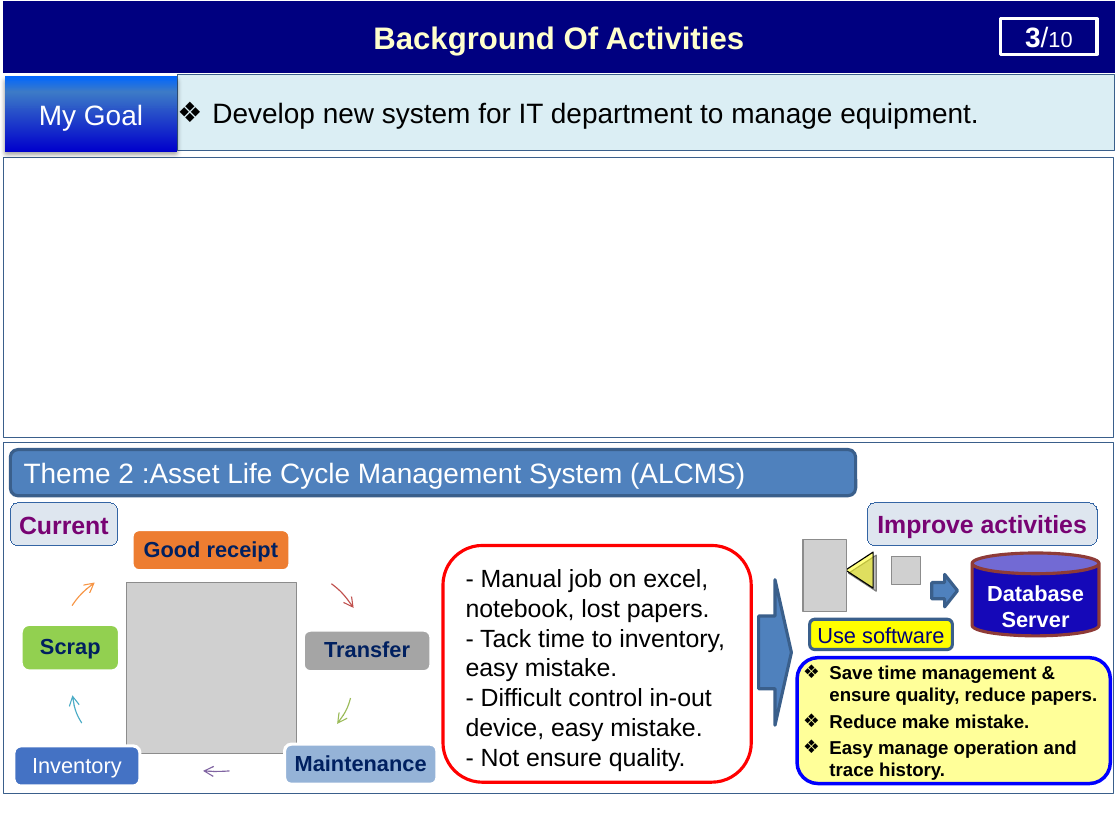
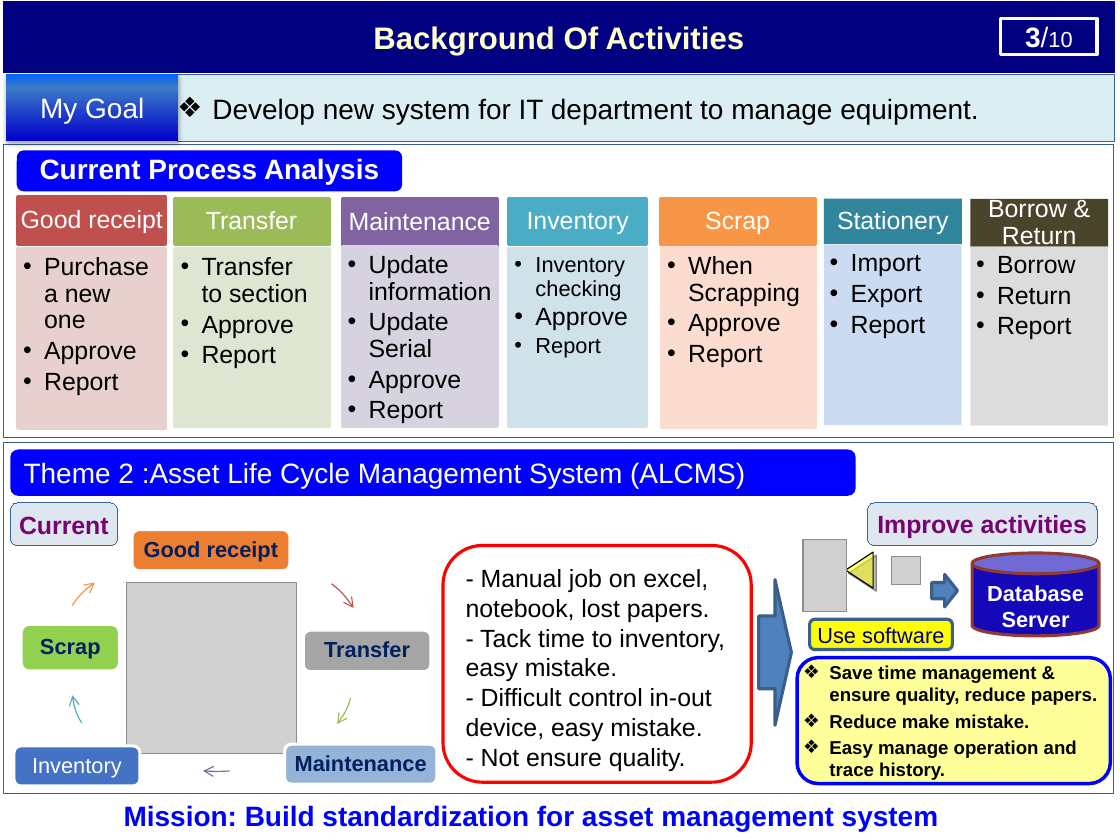
Before and after one commit to thietbicongnghevietnam/ReportPSNV, a slide deck: slide 4 of Report_test.pptx (slide 5 before the commit). Drawn at 1120x840 pixels with LibreOffice and Linux fonts; fonts in the diff are those of the drawing; grey boxes stand for pictures. Boxes give left, top, right and bottom in pixels: in the first picture for what was removed or moved away, otherwise in the second. Text is boxed around its words. In the diff, an @@ line names an element or a change of style, - is before the commit and + after.

```diff
--- a/Report_test.pptx
+++ b/Report_test.pptx
@@ rectangle "My Goal": place and size @@
-rectangle "My Goal" at [4, 76, 177, 152]
+rectangle "My Goal" at [6, 74, 178, 141]
@@ rectangle "Develop new system for IT ...": place and size @@
-rectangle "Develop new system for IT ..." at [177, 75, 1113, 151]
+rectangle "Develop new system for IT ..." at [177, 75, 1113, 141]
@@ rectangle: place and size @@
-rectangle at [3, 157, 1113, 437]
+rectangle at [3, 144, 1113, 437]
@@ rounded rectangle added at [17, 150, 402, 190], fill #0000FF, 18 pt, text #FFFFFF, bold @@
+Current Process Analysis
@@ freeform shape added at [18, 197, 166, 245], fill #C0504D, outline #C0504D 2 pt, 16 pt, text #FFFFFF @@
+Good receipt
@@ freeform shape added at [175, 199, 329, 245], fill #9BBB59, outline #9BBB59 2 pt, 16 pt, text #FFFFFF @@
+Transfer
@@ freeform shape added at [342, 198, 497, 246], fill #8064A2, outline #8064A2 2 pt, 16 pt, text #FFFFFF @@
+Maintenance
@@ freeform shape added at [508, 198, 646, 244], fill #4BACC6, outline #4BACC6 2 pt, 16 pt, text #FFFFFF @@
+Inventory
@@ freeform shape added at [660, 198, 814, 244], fill #F79646, outline #F79646 2 pt, 16 pt, text #FFFFFF @@
+Scrap
@@ freeform shape added at [824, 198, 962, 244], fill #31859C, 16 pt, text #FFFFFF @@
+Stationery
@@ freeform shape added at [970, 199, 1108, 248], fill #4A452A, 16 pt, text #FFFFFF @@
+Borrow & Return
@@ freeform shape added at [18, 249, 166, 428], fill #E8D0D0 at 90% opacity, outline #E8D0D0 2 pt, 16 pt, text #000000 @@
+  • Purchase a new one
+  • Approve
+  • Report
@@ freeform shape added at [175, 249, 329, 426], fill #DEE7D1 at 90% opacity, outline #DEE7D1 2 pt, 16 pt, text #000000 @@
+  • Transfer to section
+  • Approve
+  • Report
@@ freeform shape added at [342, 246, 497, 427], fill #D8D3E0 at 90% opacity, outline #D8D3E0 2 pt, 16 pt, text #000000 @@
+  • Update information
+  • Update Serial
+  • Approve
+  • Report
@@ freeform shape added at [508, 249, 646, 427], fill #D0E3EA at 90% opacity, outline #D0E3EA 2 pt, 14 pt, text #000000 @@
+  • Inventory checking
+  • Approve
+  • Report
@@ freeform shape added at [662, 248, 815, 428], fill #FCDDCF at 90% opacity, outline #FCDDCF 2 pt, 16 pt, text #000000 @@
+  • When Scrapping
+  • Approve
+  • Report
@@ freeform shape added at [824, 245, 962, 426], fill #C6D9F1 at 90% opacity, 16 pt, text #000000 @@
+  • Import
+  • Export
+  • Report
@@ freeform shape added at [970, 246, 1108, 426], fill #D9D9D9 at 90% opacity, 16 pt, text #000000 @@
+  • Borrow
+  • Return
+  • Report
@@ rounded rectangle "Theme 2 :Asset Life Cycle ..." at [10, 449, 856, 495]: fill #4F81BD to #0000FF; outline #3A5F8C 2 pt to none @@
@@ rounded rectangle added at [38, 797, 1025, 832], 18 pt, text #0000FF, bold @@
+Mission: Build standardization for asset management system
```
Also in this commit, not shown: 4 other slides changed, 1 slide added, 3 slides removed, 1 other file.
